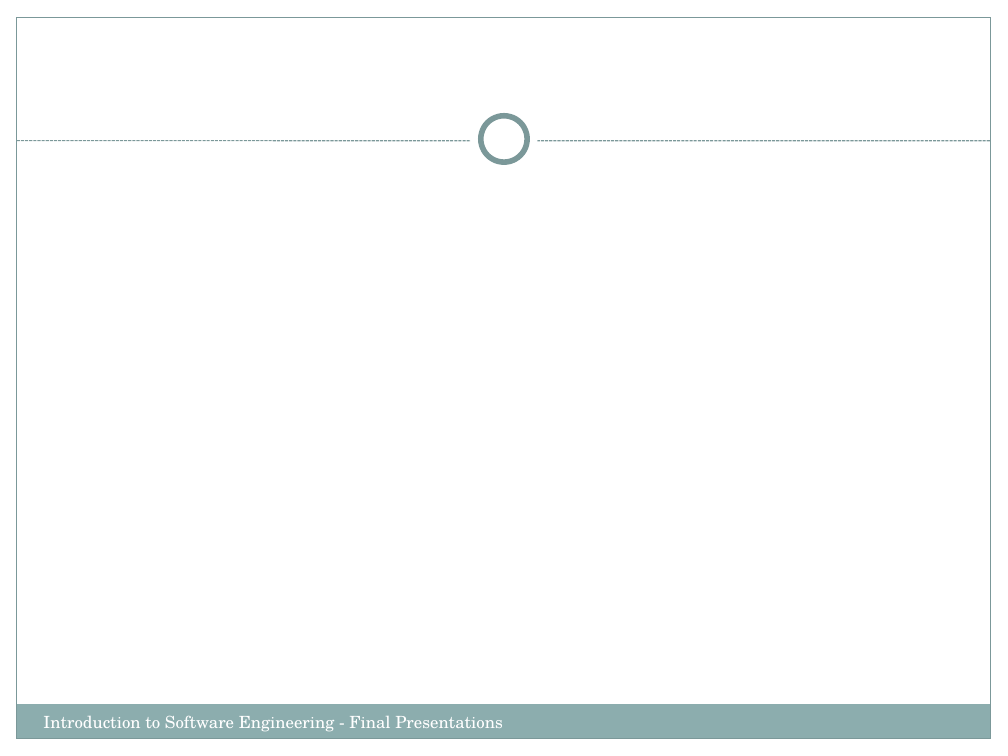
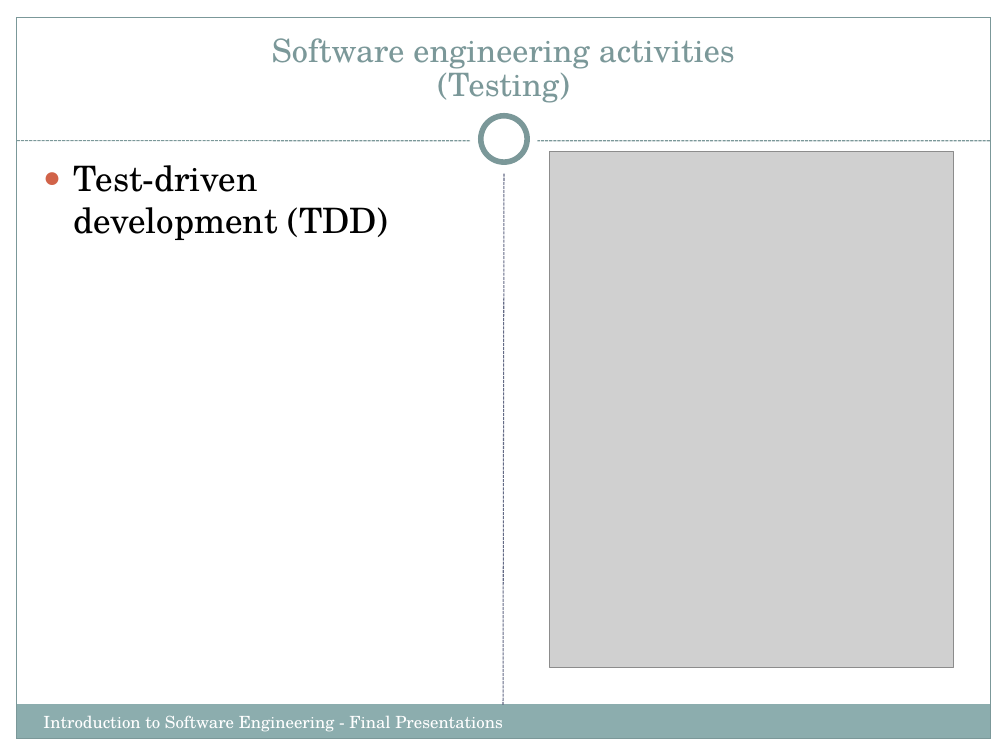
Before and after one commit to Cyber-Punk-REAS/the_project, a slide deck: slide 12 of IntroSWEng.FinalPresentations.pptx (slide 10 before the commit). Drawn at 1008x756 pixels with LibreOffice and Linux fonts; fonts in the diff are those of the drawing; grey boxes stand for pictures. Boxes give left, top, right and bottom in pixels: in the first picture for what was removed or moved away, otherwise in the second. Text is boxed around its words. In the diff, an @@ line names an element or a change of style, - is before the commit and + after.

```diff
--- a/IntroSWEng.FinalPresentations.pptx
+++ b/IntroSWEng.FinalPresentations.pptx
@@ title added at [272, 38, 735, 103], 23 pt, text #7C999A @@
+Software engineering activities
+(Testing)
@@ text added at [73, 165, 388, 240], 25 pt, text #000000 @@
+● Test-driven development (TDD)
@@ line added from (503, 705) to (504, 173), #646B86 0.75 pt dashed @@
@@ picture added at [550, 151, 955, 667] @@
```
Also in this commit, not shown: 10 other slides changed, 2 slides added.
